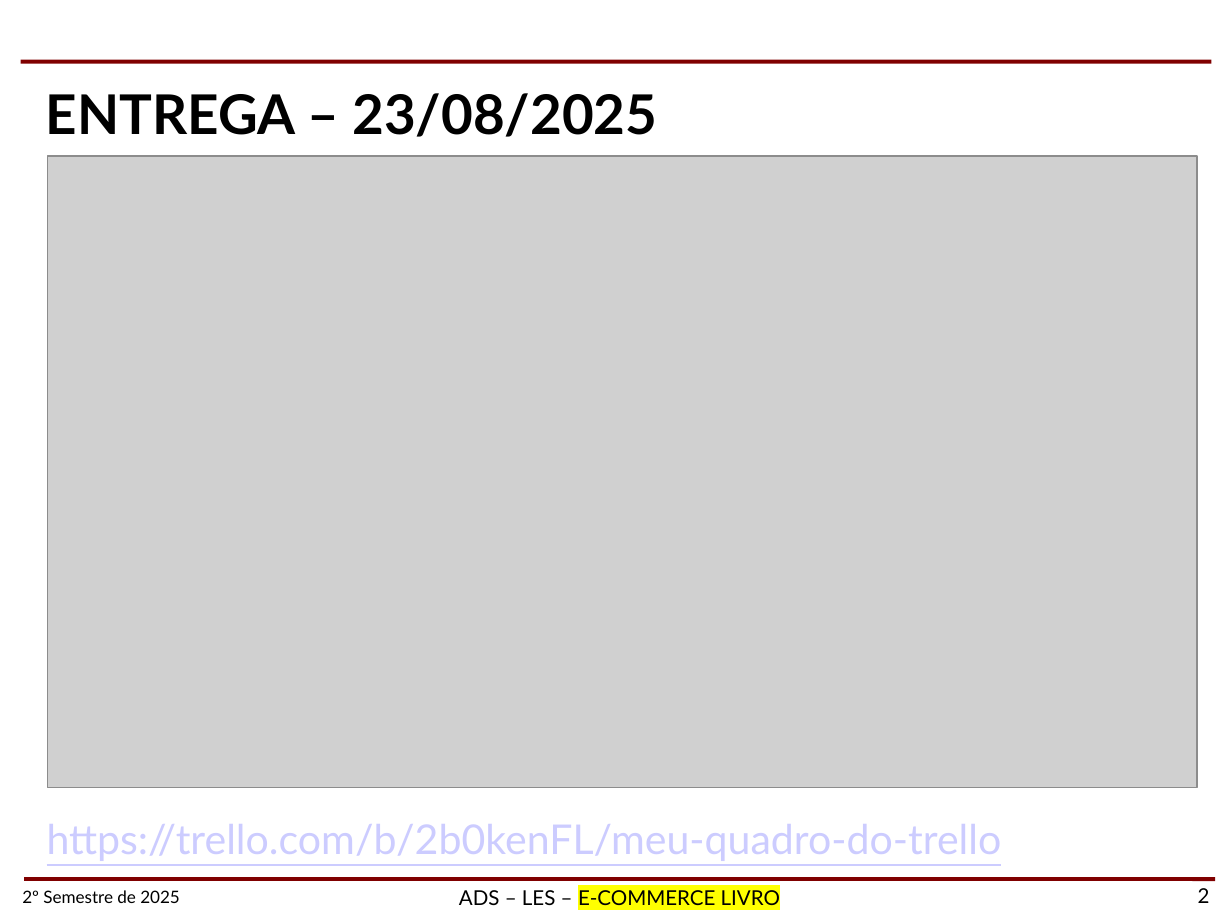
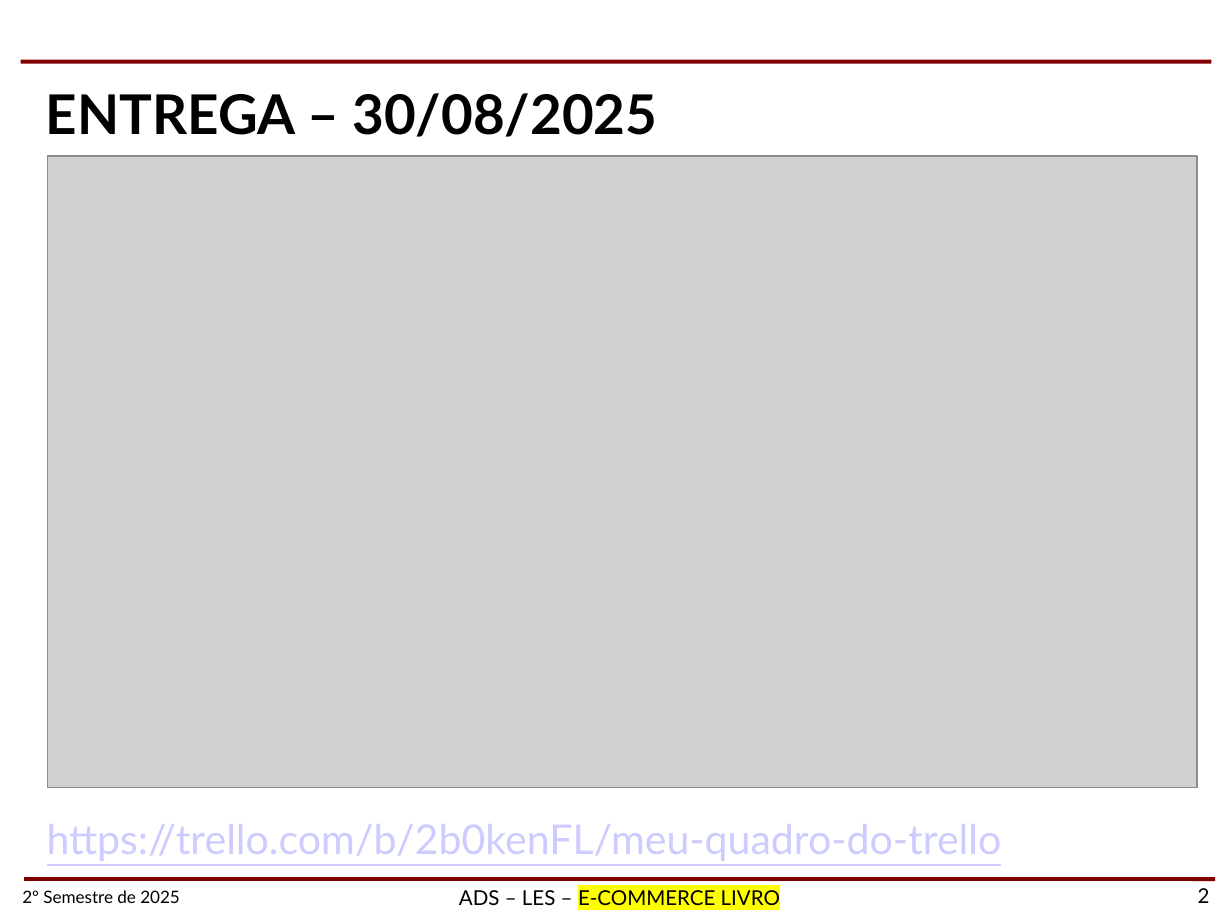
Before and after one commit to Largluak/les-project, a slide deck: slide 2 of docs/SEGUNDO_PPT_LES.pptx. Drawn at 1232x924 pixels with LibreOffice and Linux fonts; fonts in the diff are those of the drawing; grey boxes stand for pictures; background and template pictures are left out. Boxes give left, top, right and bottom in pixels: in the first picture for what was removed or moved away, otherwise in the second. Text is boxed around its words. In the diff, an @@ line names an element or a change of style, - is before the commit and + after.

```diff
--- a/docs/SEGUNDO_PPT_LES.pptx
+++ b/docs/SEGUNDO_PPT_LES.pptx
@@ text in rectangle at (46,93,657,137): text changed @@
-ENTREGA – 23/08/2025
+ENTREGA – 30/08/2025
```
Also in this commit, not shown: 2 other slides changed, 13 other files.
